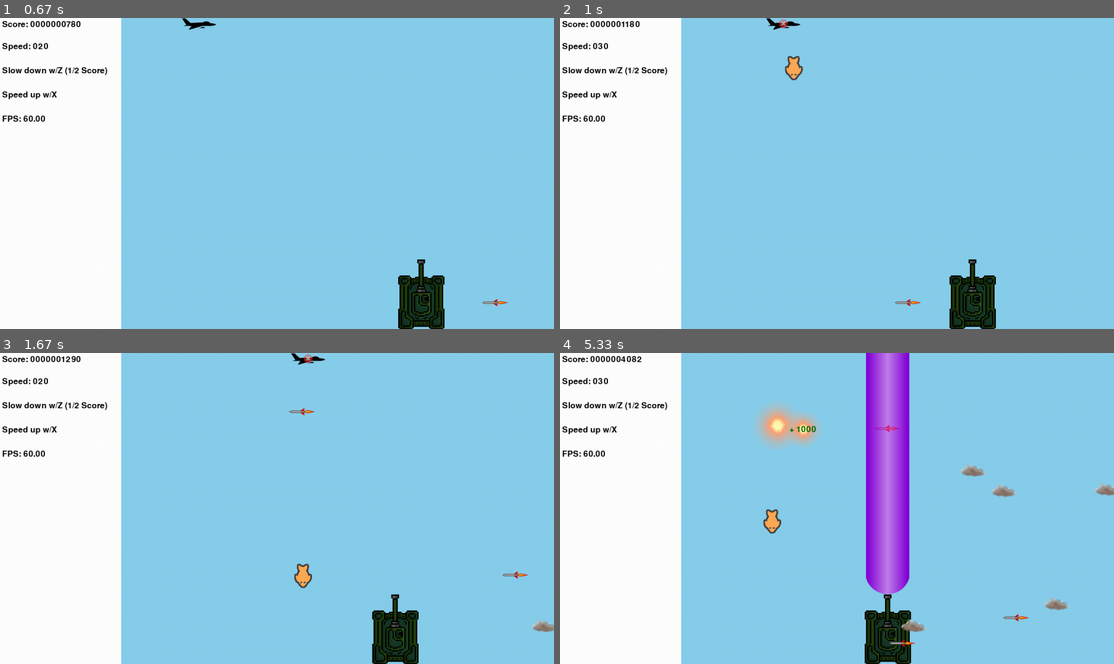
Above: before the commit, frames 1-4 (two rows, left to right).
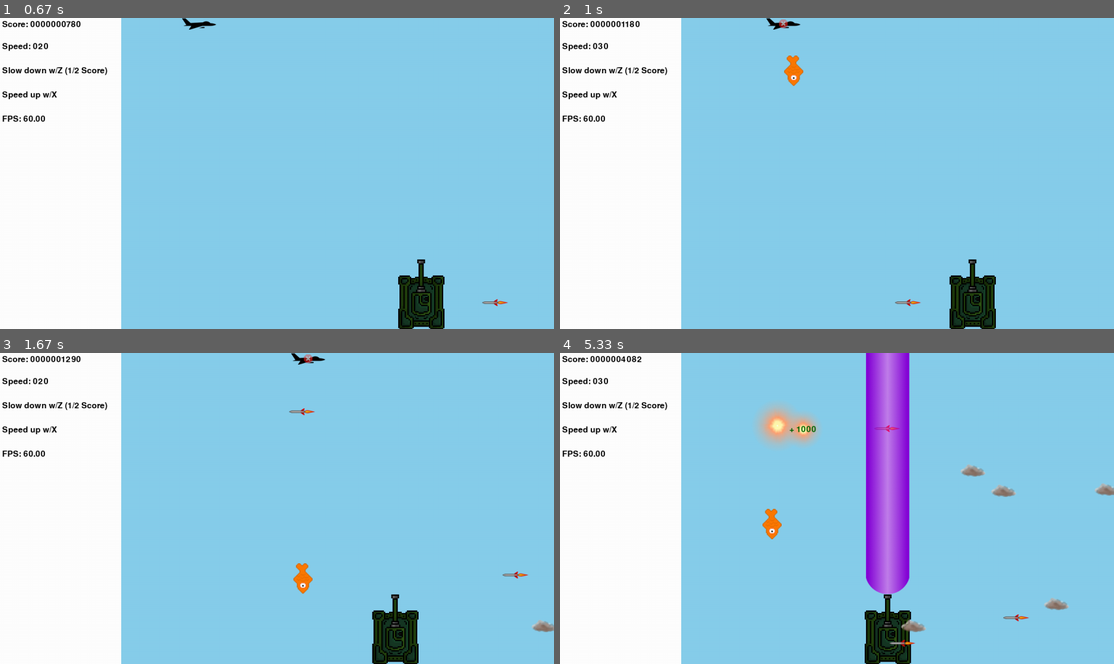
Above: after the commit, the same moments.

Repository: bkwong1990/PygamePrimerFishBomb
Game: pygame game, started from fish_bomber.py
Same seed, same stepped clock (60 frames per second), same inputs: the game is played once before the commit and once after it.
Inputs:
- Up to frame 1 (0.67 s): hold Right from 0.33 s (still down)
- Up to frame 2 (1 s): release Right at 0.8 s; hold Up from 0.83 s (still down); tap Space at 0.9 s; tap X at 0.98 s
- Up to frame 3 (1.67 s): release Up at 1.13 s; hold Right 1.17-1.63 s; tap Space at 1.23, 1.53 s; tap Z at 1.32 s
- Up to frame 4 (5.33 s): hold Left 1.67-2.2 s; tap Space at 1.73, 2.03, 2.3, 2.63, 2.93, 3.07, 3.47, 3.77, 4.13, 4.53, 4.83, 5.03 s; hold Down 2.23-2.53 s; tap X at 2.38, 3.55, 5.12 s; hold Left 2.57-2.97 s; tap Z at 2.72, 4.22 s; hold Up 3-3.37 s; hold Right 3.4-4.03 s; hold Down 4.07-4.43 s; hold Left 4.47-4.93 s; hold Right from 4.97 s (still down)

Frame 1 is identical in both runs. In frame 2, 0.2% of the frame differs, in the area x 40-44%, y 12-22%; in frame 3, 0.2%; in frame 4, 0.2%, in the area x 36-40%, y 50-60%.

Commit message:
Renamed launcher file, replaced fish bomb asset, placed URL to asset sources in line comments

Diff:
--- a/noCreativity.py
+++ b/fish_bomber.py
@@ -59,7 +59,7 @@
 pygame.mixer.init()
 pygame.init()
 #Set title
-pygame.display.set_caption("My CO Hates Me and Sent Me on a Suicide Mission")
+pygame.display.set_caption("Fish Bomber Vs Laser Tanks")
 
 #Create screen object
 
@@ -126,8 +126,11 @@
 
 #dictionary to hold sound objects
 sound_dict = {
+# http://soundbible.com/1986-Bomb-Exploding.html
 "explosion": pygame.mixer.Sound("media/explosion.ogg"),
+# http://soundbible.com/1771-Laser-Cannon.html
 "laser": pygame.mixer.Sound("media/Laser.ogg"),
+# voiced by Bradley Wong
 "reloaded": pygame.mixer.Sound("media/reloaded.ogg")
 }
 
@@ -189,7 +192,7 @@
                 sound_dict["reloaded"].play()
         elif event.type == my_events.SCOREBONUS:
             score += event.score
-            text_sprite = my_sprites.TempText("+ %d" % event.score, info_font, (0, 100, 0), event.rect.center, SCORE_FRAME_DURATION
+            text_sprite = my_sprites.TempText("+ %d" % event.score, info_font, (0, 100, 0), event.center, SCORE_FRAME_DURATION
             )
             temp_text_sprites.add(text_sprite)
 
--- a/my_events.py
+++ b/my_events.py
@@ -13,6 +13,6 @@
     explosion_event = pygame.event.Event(ADDEXPLOSION, rect = rect)
     pygame.event.post(explosion_event)
 
-def post_score_bonus(score, rect):
-    score_bonus_event = pygame.event.Event(SCOREBONUS, score = score, rect = rect)
+def post_score_bonus(score, center):
+    score_bonus_event = pygame.event.Event(SCOREBONUS, score = score, center = center)
     pygame.event.post(score_bonus_event)
--- a/my_sprites.py
+++ b/my_sprites.py
@@ -36,8 +36,11 @@
     def __init__(self, left_bound, right_bound, top_bound, bottom_bound, player_speed):
         super(Player, self).__init__()
         #Set image for the player when the bomb is ready
+        # https://thenounproject.com/term/fighter-jet/59845/
+        # by Juan Garces, ES
         self.surf_bomb_ready = pygame.image.load("img/jet.png").convert_alpha()
         #set another image for when the bomb isn't ready
+        # https://publicdomainvectors.org/en/free-clipart/Stop-process-icon/67213.html
         self.surf_bomb_standby = pygame.image.load("img/jet_nobomb.png").convert_alpha()
         #player starts with bomb ready
         self.surf = self.surf_bomb_ready
@@ -106,7 +109,7 @@
     def kill(self):
         #If score is greater than zero, post a bonus score event
         if self.score > 0:
-            post_score_bonus(self.score, self.rect)
+            post_score_bonus(self.score, self.rect.center)
         #If the enemy is supposed to explode on death, post an explosion event
         if self.explode_on_death:
             post_explosion(self.rect)
@@ -124,6 +127,7 @@
     '''
     def __init__(self, left_bound, right_bound, top_bound, bottom_bound, missile_maxspeed):
         super(Missile, self).__init__()
+        # https://premiumbpthemes.com/explore/missile-transparent-background.html
         self.surf = pygame.image.load("img/missile.png").convert_alpha()
 
         self.rect = self.surf.get_rect(
@@ -159,6 +163,7 @@
     '''
     def __init__(self, left_bound, right_bound, top_bound, bottom_bound, cloud_speed):
         super(Cloud, self).__init__()
+        # https://www.cleanpng.com/png-cloud-computing-dust-676210/preview.html
         self.surf = pygame.image.load("img/cloud.png").convert_alpha()
 
         self.rect = self.surf.get_rect(
@@ -197,6 +202,7 @@
     '''
     def __init__(self, left_bound, right_bound, bottom_bound, tank_speed, target):
         super(LaserTank, self).__init__()
+        # https://huntpng.com/keyword/tank-sprite-png
         self.surf = pygame.image.load("img/tank.png").convert_alpha()
 
         width = self.surf.get_rect().width
@@ -316,6 +322,7 @@
     def __init__(self, target_rect):
         super(Explosion, self).__init__()
         #Get the surface of the spritesheet
+        # https://www.pnglot.com/i/hJJxmbR_example-sprite-sheet-animation-sprite-sheet-particle-unity/
         original_surf = pygame.image.load("img/explosion.png").convert_alpha()
 
         #Get the rectable of the spritesheet
@@ -387,6 +394,7 @@
     '''
     def __init__(self, centerx, top, bottom_bound, fall_speed):
         super(PlayerBomb, self).__init__()
+        # https://opengameart.org/content/2d-retro-fish
         self.surf = pygame.image.load("img/fish_bomb.png").convert_alpha()
         self.rect = self.surf.get_rect()
         self.rect.centerx = centerx
Not shown, added: README.md
Binary file changed: img/fish_bomb.png
